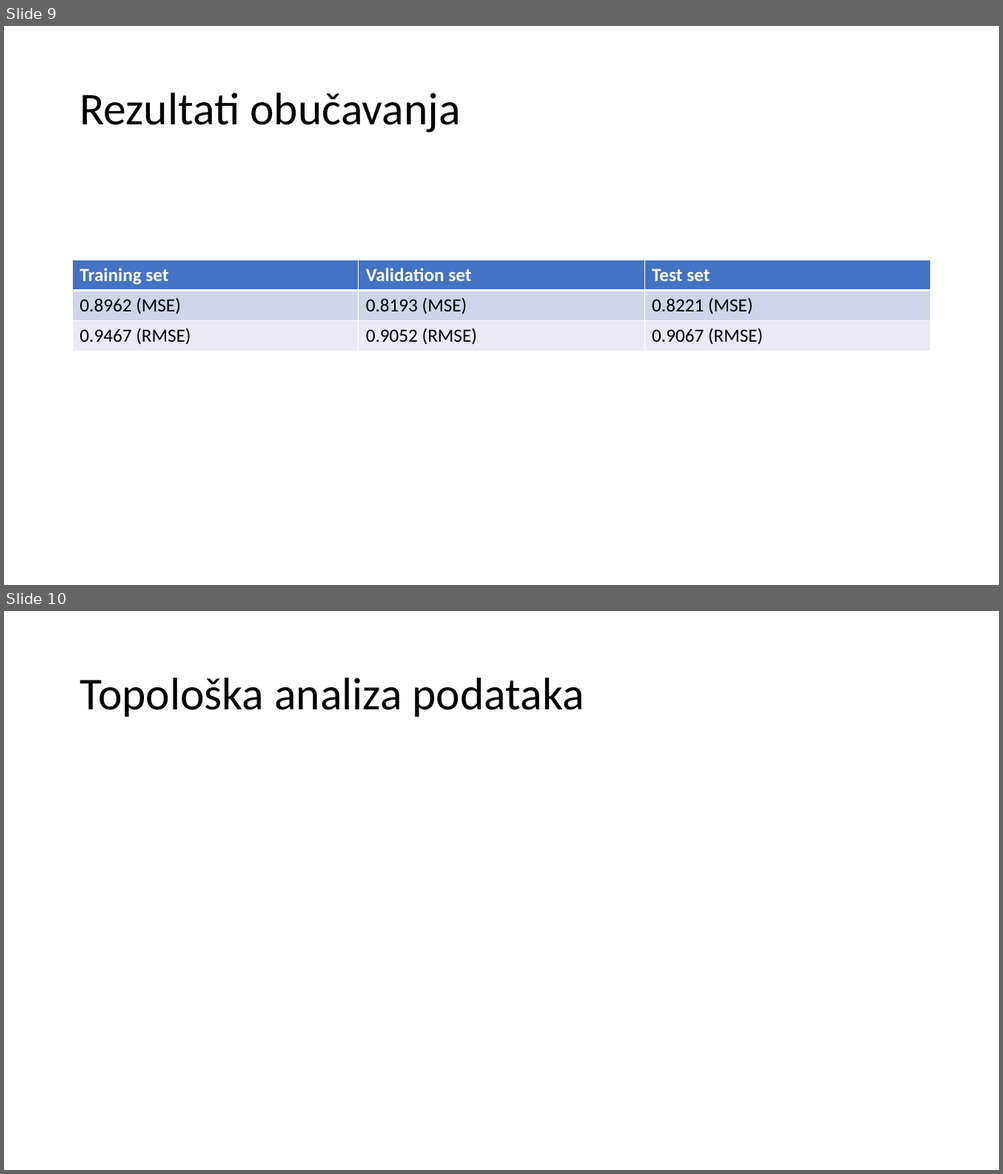
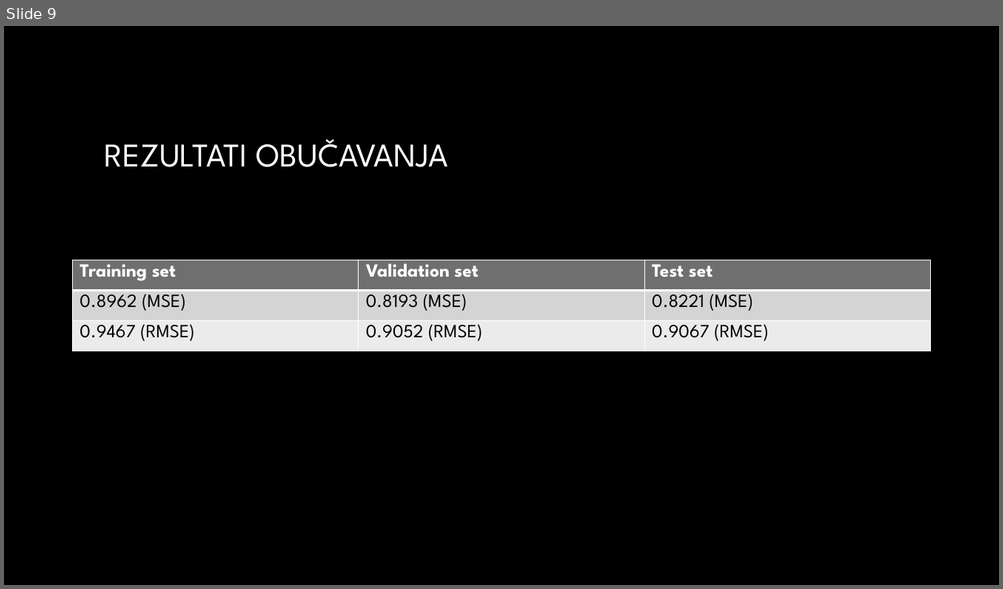
Before and after one commit to wesely1996/mapper_algoritam_sa_Netflix_podatcima, a slide deck: prezentacija.pptx. Shown one above the other, each under a label of ours: slides 9 and 10 before the commit, slide 9 after it. The pictures are 1003x1174 and 1003x589 pixels, drawn with LibreOffice and Linux fonts; fonts in the diff are those of the drawing; background and template pictures are left out. Boxes give left, top, right and bottom in pixels: in the first picture for what was removed or moved away, otherwise in the second. Text is boxed around its words. In the diff, an @@ line names an element or a change of style, - is before the commit and + after.

```diff
--- a/prezentacija.pptx
+++ b/prezentacija.pptx
@@ slide 10 removed at <box>4,611,999,1170</box>, background #FFFFFF @@
@@ title removed at <box>79,678,584,717</box> @@
-Topološka analiza podataka
@@ slide 9 changed as well @@
@@ background #FFFFFF to picture (left out) @@
@@ title at <box>105,139,448,167</box>: text changed; size 44 to 32 pt; font Calibri to League Spartan; text colour #000000 to gradient #FFFFFF to #A6A6A6 @@
-Rezultati obučavanja
+REZULTATI OBUČAVANJA
@@ table at <box>73,261,930,352</box> @@
@@ fill #4472C4 to #6F6F6F in row 1 @@
@@ fill #CFD5EA to #D5D5D5 in row 2 @@
@@ fill #E9EBF5 to #EBEBEB in row 3 @@
@@ font Calibri to League Spartan @@
```
Also in this commit, not shown: 8 other slides changed, 2 slides added.
